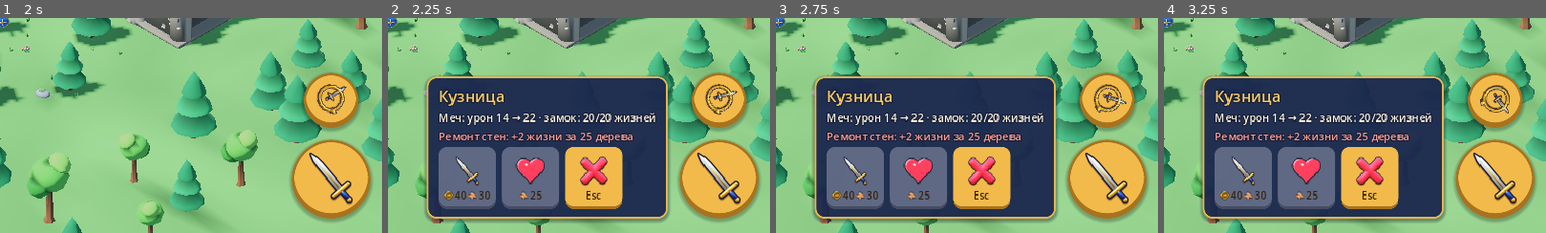
Above: before the commit, frames 1-4 (left to right).
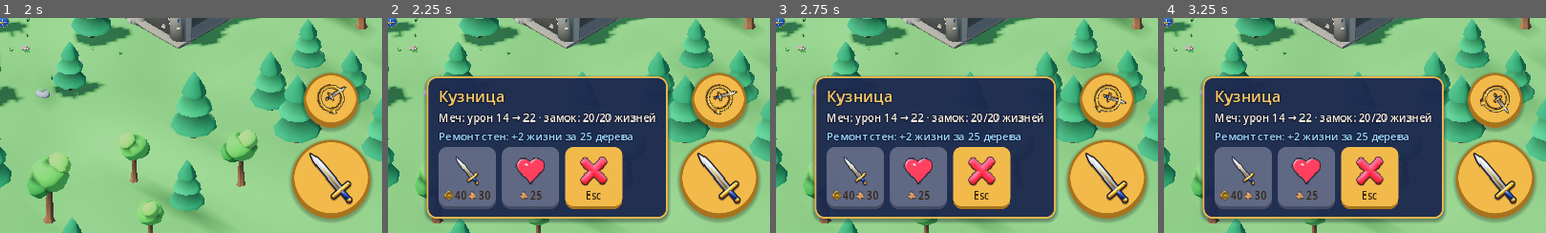
Above: after the commit, the same moments.

Repository: glebanya13/tinyguard
Game: Godot game, scene res://scenes/level_select.tscn
The game is run twice, just before and just after one commit, with the same random seed, the same clock (stepped at 60 frames per second) and the same inputs.
Inputs (mouse positions are % of the whole screen's width and height, from its top left):
- Up to frame 1 (2 s): click "Играть" at 0.5 s; click (77, 6) at 1.25 s
- Up to frame 2 (2.25 s): click (84, 6) at 2 s
- Up to frame 3 (2.75 s): no input
- Up to frame 4 (3.25 s): click "×1" at 2.75 s
The pictures show only the part of the screen within x 50-100%, y 50-100%; the shares and areas given below are measured in that part.

Frame 1 is identical in both runs. In frame 2, 0.7% of the frame differs, in the area x 13-64%, y 53-59%; in frame 3, 0.7%; in frame 4, 0.7%.

Commit message:
End screen: new stars and the treasury on victory, a tip on defeat; info hints in calm blue, warnings in red
Co-Authored-By: Claude Opus 5.5 <noreply@anthropic.com>
Claude-Session: https://claude.ai/code/session_01Jn6C1T23zeB4fAt7EFLmDy

Diff:
--- a/scripts/hud.gd
+++ b/scripts/hud.gd
@@ -24,6 +24,8 @@
 const WOOD_ICON: Texture2D = preload("res://ui/icons/wood.png")
 const COST_COLOR := Color(0.2, 0.13, 0.05)
 const PAUSE_COLOR := Color(1.0, 0.96, 0.87)
+const WARN_COLOR := Color(1.0, 0.62, 0.55)
+const INFO_COLOR := Color(0.62, 0.86, 1.0)
 const STAR_ICON: Texture2D = preload("res://ui/icons/star.png")
 const SOUND_ON_ICON: Texture2D = preload("res://ui/icons/sound_on.png")
 const SOUND_OFF_ICON: Texture2D = preload("res://ui/icons/sound_off.png")
@@ -238,6 +240,9 @@
 	_card_stats.text = info.get("stats", "")
 	_card_hint.text = info.get("hint", "")
 	_card_hint.visible = _card_hint.text != ""
+	# Red only for problems ("not enough..."), calm blue for information.
+	var warn: bool = _card_hint.text.begins_with("Не хватает")
+	_card_hint.add_theme_color_override("font_color", WARN_COLOR if warn else INFO_COLOR)
 	var specs: Array = info.get("buttons", [])
 	_card.visible = not specs.is_empty()
 	var ids: Array[StringName] = []
--- a/scripts/main.gd
+++ b/scripts/main.gd
@@ -5,6 +5,15 @@
 ## into orders (walk to the slot, then build).
 
 enum GuideStep { NONE, CHOP, GOLD, BUILD }
+
+const DEFEAT_TIPS: Array[String] = [
+	"Мороз перед Пушкой: замедленные враги дольше под обстрелом",
+	"улучшайте меч в кузнице и встречайте босса «Вихрем»",
+	"звёзды покупают постоянные улучшения в Казне на карте",
+	"рубите деревья между волнами — дерево нужно для улучшений",
+	"ставьте башни там, где тропа делает петлю: враги проходят их дважды",
+	"ремонт стен в кузнице: +2 жизни за 25 дерева",
+]
 
 const LEVEL_SELECT_SCENE := "res://scenes/level_select.tscn"
 const SLOT_SCENE: PackedScene = preload("res://scenes/tower_slot.tscn")
@@ -702,9 +711,16 @@
 	if _game_state.is_defeated:
 		return
 	var stars: int = LevelCatalog.stars_for(_game_state.lives, _game_state.starting_lives)
+	var before: int = Perks.earned_stars()
 	LevelCatalog.complete(int(level["id"]), stars)
+	var gained: int = Perks.earned_stars() - before
 	_victory_sound.play()
-	_end_game("Победа!", true, stars)
+	var line: String = "Звёзд всего: %d из %d" % [Perks.earned_stars(), Perks.max_stars()]
+	if gained > 0:
+		line = "Новые звёзды: +%d! %s\nПотратьте их в Казне на карте" % [gained, line]
+	elif stars < 3:
+		line += "\n3 звезды — пройти, не потеряв ни одной жизни"
+	_end_game("Победа!", true, stars, line + "\n")
 
 
 func _on_defeated() -> void:
@@ -726,7 +742,7 @@
 		)
 		_end_game(title, record, 0, line + "\n")
 		return
-	_end_game("Поражение", false)
+	_end_game("Поражение", false, 0, "Совет: " + DEFEAT_TIPS.pick_random() + "\n")
 
 
 func _end_game(message: String, victory: bool, stars: int = 0, prefix: String = "") -> void:
--- a/ui/hud.tscn
+++ b/ui/hud.tscn
@@ -557,10 +557,10 @@
 anchor_top = 0.5
 anchor_right = 0.5
 anchor_bottom = 0.5
-offset_left = -230.0
-offset_top = -230.0
-offset_right = 230.0
-offset_bottom = 230.0
+offset_left = -330.0
+offset_top = -250.0
+offset_right = 330.0
+offset_bottom = 250.0
 grow_horizontal = 2
 grow_vertical = 2
 
@@ -583,10 +583,12 @@
 alignment = 1
 
 [node name="Stats" type="Label" parent="Root/EndScreen/EndPanel/Content"]
+custom_minimum_size = Vector2(600, 0)
 layout_mode = 2
 theme_override_font_sizes/font_size = 20
 text = ""
 horizontal_alignment = 1
+autowrap_mode = 3
 
 [node name="ContinueButton" type="Button" parent="Root/EndScreen/EndPanel/Content"]
 process_mode = 3
